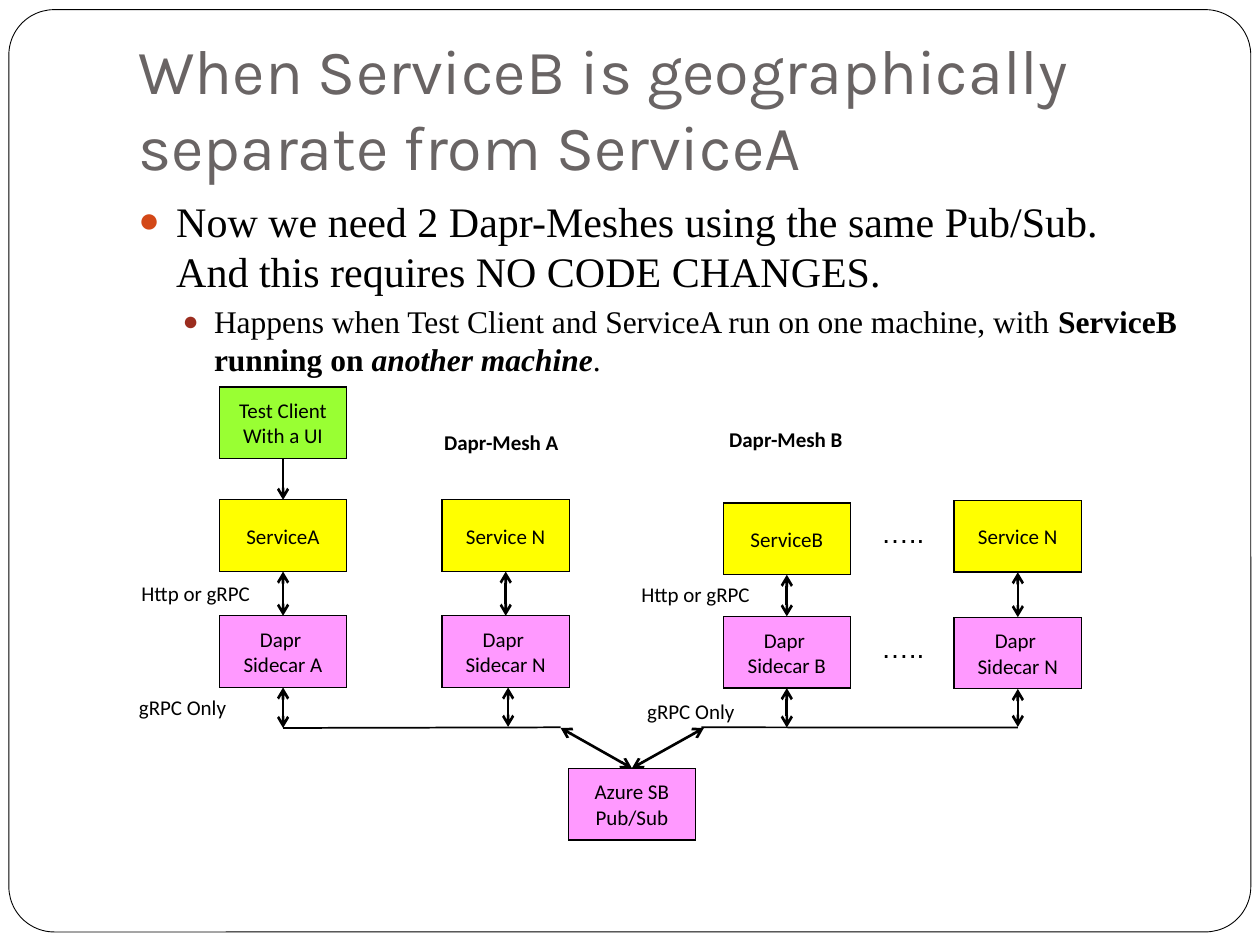
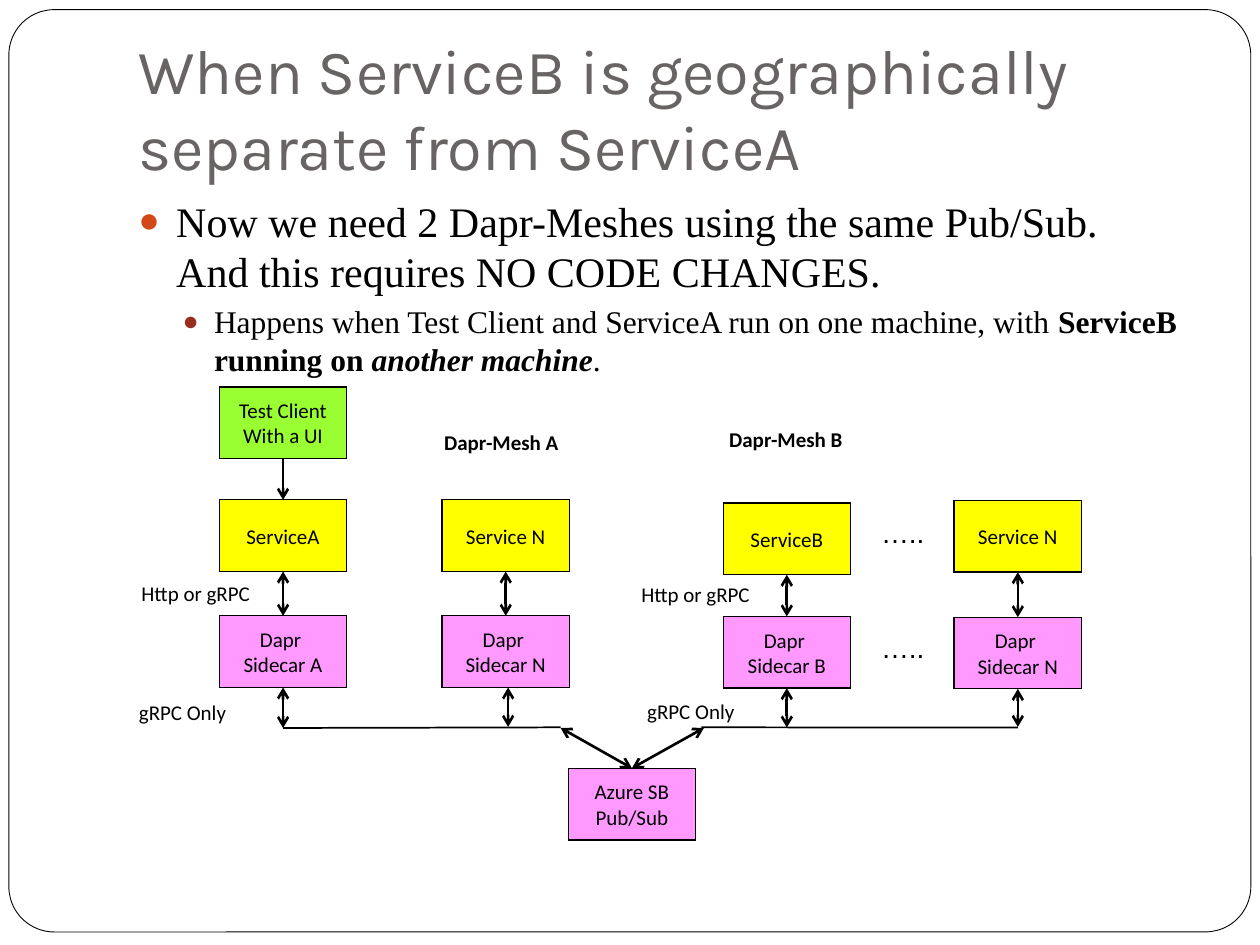
Before and after one commit to georgestevens99/DiscoverDapr, a slide deck: slide 10 of grpc-pubsub-azservicebus/Thinking Outside the Dapr-Mesh with Dapr, gRPC.pptx. Drawn at 1260x945 pixels with LibreOffice and Linux fonts; fonts in the diff are those of the drawing. Boxes give left, top, right and bottom in pixels: in the first picture for what was removed or moved away, otherwise in the second. Text is boxed around its words. In the diff, an @@ line names an element or a change of style, - is before the commit and + after.

Commit message:
Fixed a minor blemish on a diagram.

```diff
--- a/grpc-pubsub-azservicebus/Thinking Outside the Dapr-Mesh with Dapr, gRPC.pptx
+++ b/grpc-pubsub-azservicebus/Thinking Outside the Dapr-Mesh with Dapr, gRPC.pptx
@@ text "gRPC Only": place and size @@
-text "gRPC Only" at [139, 700, 226, 719]
+text "gRPC Only" at [139, 705, 226, 724]
```
